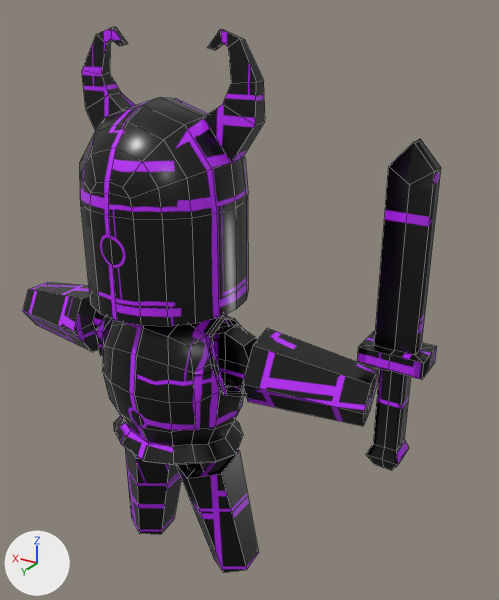
The FBX model Assets/Projeto/Assets/fbx/inimigos/inimigo espada/inimigo espada.fbx as it was, and as the next commit left it.
Camera for both pictures: a 50 mm lens placed at (-1.48, 3.26, 1.78), pointed at (0.19, 0.49, 0.4). Arrows for +X, +Y and +Z are at lower left; the lights stay in place. The first picture is the older version. Mesh edges are drawn as thin lines. Where no turn or scale is listed for an object, it has been applied to the vertices.

Names of what the first picture shows: 'inimigo base.LOD1'.
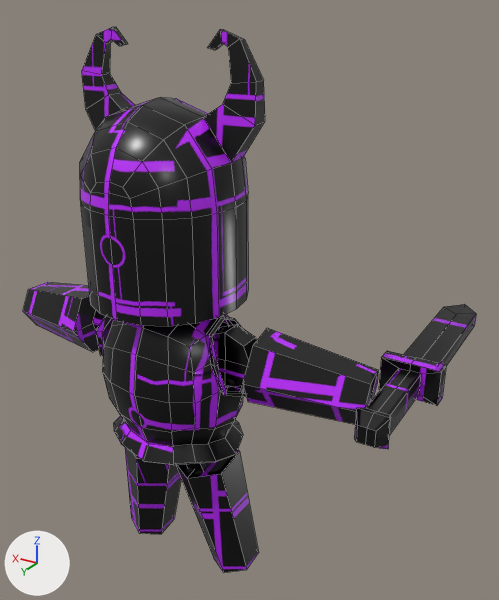
Location of each change, [x1, y1, x2, y2] in pixels of the pictures (499 x 600 px; the box of a moved part takes in the faces that stretch with it):
'inimigo base.LOD1', reshaped (8% wider)
    before: [23, 27, 441, 573]
    after: [23, 27, 476, 573]
part 1 of me_circle_001, moved or reshaped
    before: [357, 139, 441, 470]
    after: [354, 304, 476, 449]

What the commit changed:
me_circle_001 is used by ob_inimigo_base_lod1; location (0.335, 0.95, 0.415).
me_circle_001 had 471 vertices, 419 faces and spanned x -1.18..0.97, y -0.35..0.36, z -1.35..1.28.
me_circle_001 now has 471 vertices, 419 faces and spans x -1.18..0.97, y -1.2..0.36, z -1.35..1.28.
me_circle_001 part 1: the loose piece of 50 vertices spanning x -1.18..-0.91, y -0.19..-0.02, z -0.45..0.92 is turned 90 degrees about the x axis through its middle, then moved by (0.0, -0.4, -0.39).
